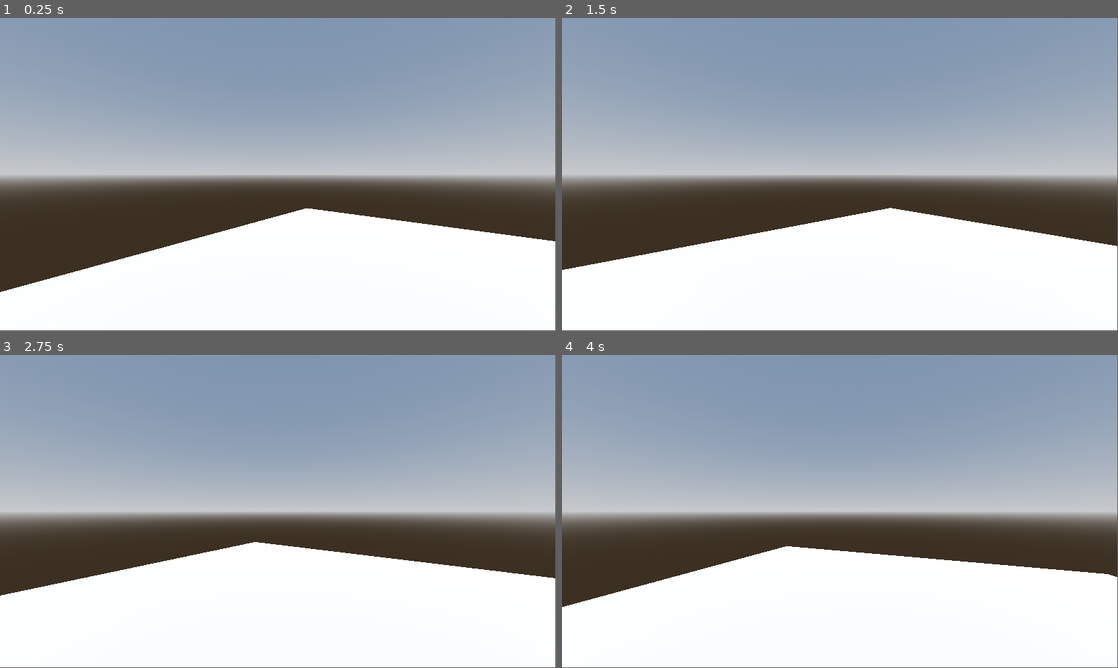
Above: before the commit, frames 1-4 (two rows, left to right).
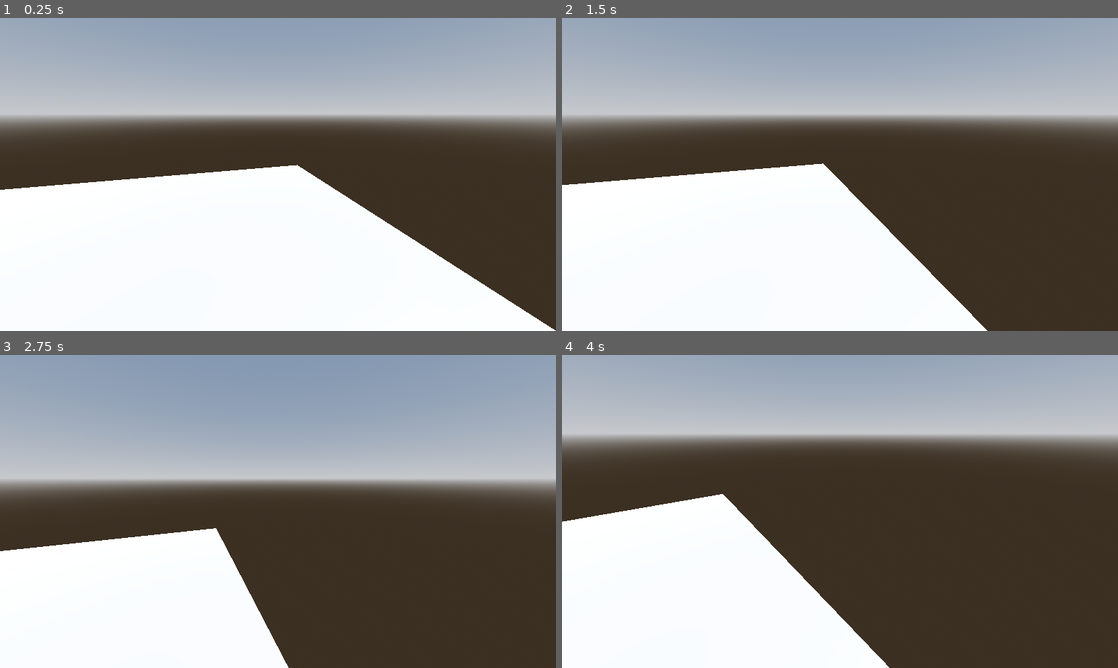
Above: after the commit, the same moments.

Repository: stefanocoppi/carsim
Game: Godot game, scene res://scenes/TestSusp.tscn
Two runs of this game, one before a commit and one after it. Both use one fixed random seed, a clock stepped at 60 frames per second and the inputs below. The project has no main scene, so this scene is started directly.
Inputs (mouse positions are in pixels of both pictures, inside the frame that each line leads up to):
- Up to frame 1 (0.25 s): no input
- Up to frame 2 (1.5 s): tap Enter at 0.5 s; move the mouse to (962, 158) at 0.52 s; hold Right (ui_right) 0.53-1.28 s; move the mouse to (728, 190) at 1.27 s; hold Down (ui_down) from 1.28 s (still down)
- Up to frame 3 (2.75 s): move the mouse to (333, 442) at 2.02 s; release Down (ui_down) at 2.03 s; hold Right (ui_right) from 2.03 s (still down)
- Up to frame 4 (4 s): move the mouse to (812, 574) at 2.77 s; release Right (ui_right) at 2.78 s; hold Up (ui_up) 2.78-3.53 s; move the mouse to (1006, 558) at 3.52 s; hold Left (ui_left) from 3.53 s (still down)
In our replay, the window is 799x449 before the commit and 800x450 after it. These sizes can differ from the game's own. Grey fills any space a smaller window leaves; there, only what the larger window draws over its background counts as a difference.

The runs differ from the first frame. In frame 1, 57% of the frame differs, in the area x 0-100%, y 0-100%; in frame 2, 61%; in frame 3, 43%; in frame 4, 74%.

Commit message:
Free Camera
completata

Diff:
--- a/project.godot
+++ b/project.godot
@@ -13,3 +13,13 @@
 config/name="carsim"
 config/features=PackedStringArray("4.2", "Forward Plus")
 config/icon="res://icon.svg"
+
+[display]
+
+window/size/viewport_width=1280
+window/size/viewport_height=720
+
+[rendering]
+
+renderer/rendering_method="gl_compatibility"
+renderer/rendering_method.mobile="gl_compatibility"
--- a/scenes/TestSusp.tscn
+++ b/scenes/TestSusp.tscn
@@ -1,7 +1,7 @@
 [gd_scene load_steps=6 format=3 uid="uid://ue1v286a82bt"]
 
 [ext_resource type="PackedScene" uid="uid://b0ue15kdmmusx" path="res://assets/plane.gltf" id="1_ueh0j"]
-[ext_resource type="Script" path="res://scrips/FreeCamera.gd" id="2_q6kx2"]
+[ext_resource type="Script" path="res://scripts/FreeCamera.gd" id="2_q6kx2"]
 
 [sub_resource type="ProceduralSkyMaterial" id="ProceduralSkyMaterial_pe4aa"]
 sky_horizon_color = Color(0.64625, 0.65575, 0.67075, 1)
@@ -31,8 +31,7 @@
 transform = Transform3D(1, 0, 0, 0, 1, 0, 0, 0, 1, -3.74401, 0, 5.23905)
 
 [node name="FreeCamera" type="Camera3D" parent="."]
-transform = Transform3D(-0.369747, 0, -0.929133, 0, 1, 0, 0.929133, 0, -0.369747, 44.4528, 160.161, -258.772)
-rotation_order = 0
+transform = Transform3D(-0.255446, 0, 0.966824, 0, 1, 0, -0.966824, 0, -0.255446, 44.4528, 160.161, -258.772)
 fov = 80.0
 far = 6000.0
 script = ExtResource("2_q6kx2")
--- a/scrips/FreeCamera.gd
+++ b/scripts/FreeCamera.gd
@@ -4,7 +4,7 @@
 extends Camera3D
 
 # velocità di traslazione
-var move_speed = 100
+var move_speed = 150
 # velocità di rotazione
 var rotate_speed = 0.05
 
@@ -13,8 +13,10 @@
 
 func _ready():
 	# nasconde il cursore del mouse
-	#Input.set_mouse_mode(Input.MOUSE_MODE_CAPTURED)
+	Input.set_mouse_mode(Input.MOUSE_MODE_HIDDEN)
 	pass
+	Input.warp_mouse(Vector2(640,360))
+	rotation_order = EULER_ORDER_YXZ
 
 
 func _process(delta):
@@ -34,6 +36,9 @@
 		direction.y += 1
 	if Input.is_action_pressed("ui_page_down"):
 		direction.y -= 1
+	if Input.is_action_just_pressed("ui_cancel"):
+		get_tree().quit()
+
 
 	direction = direction.normalized()
 
@@ -41,12 +46,15 @@
 
 	# rotazione
 	var mouse_movement = get_viewport().get_mouse_position() - last_mouse_position
+	Input.warp_mouse(Vector2(640,360))
 	last_mouse_position = get_viewport().get_mouse_position()
 
+
 	#rotate_y(deg_to_rad(-mouse_movement.x * rotate_speed))
-	rotate_object_local(Vector3(0,1,0), deg_to_rad(-mouse_movement.x * rotate_speed))
+	rotation_degrees.y += -mouse_movement.x * rotate_speed
+	#rotate_object_local(Vector3(0,1,0), deg_to_rad(-mouse_movement.x * rotate_speed))
 	#rotation_degrees.y = rotation_degrees.y - mouse_movement.x * rotate_speed
-	#var rotation_x = rotation_degrees.x - mouse_movement.y * rotate_speed
-	#rotation_x = clamp(rotation_x,-90,90)
-	#rotation_degrees.x = rotation_x
-	#rotate_x(- mouse_movement.y * rotate_speed)
+	var rotation_x = rotation_degrees.x - mouse_movement.y * rotate_speed
+	rotation_x = clamp(rotation_x,-90,90)
+	rotation_degrees.x = rotation_x
+	#rotate_x(deg_to_rad(- mouse_movement.y * rotate_speed))
